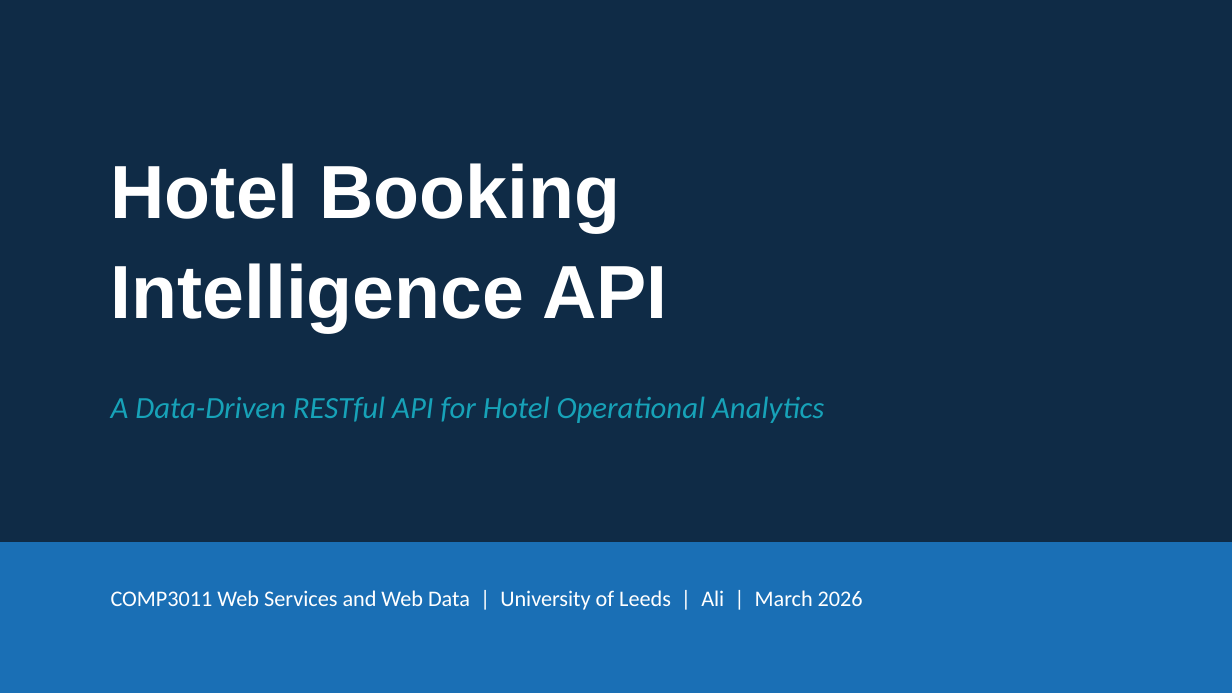
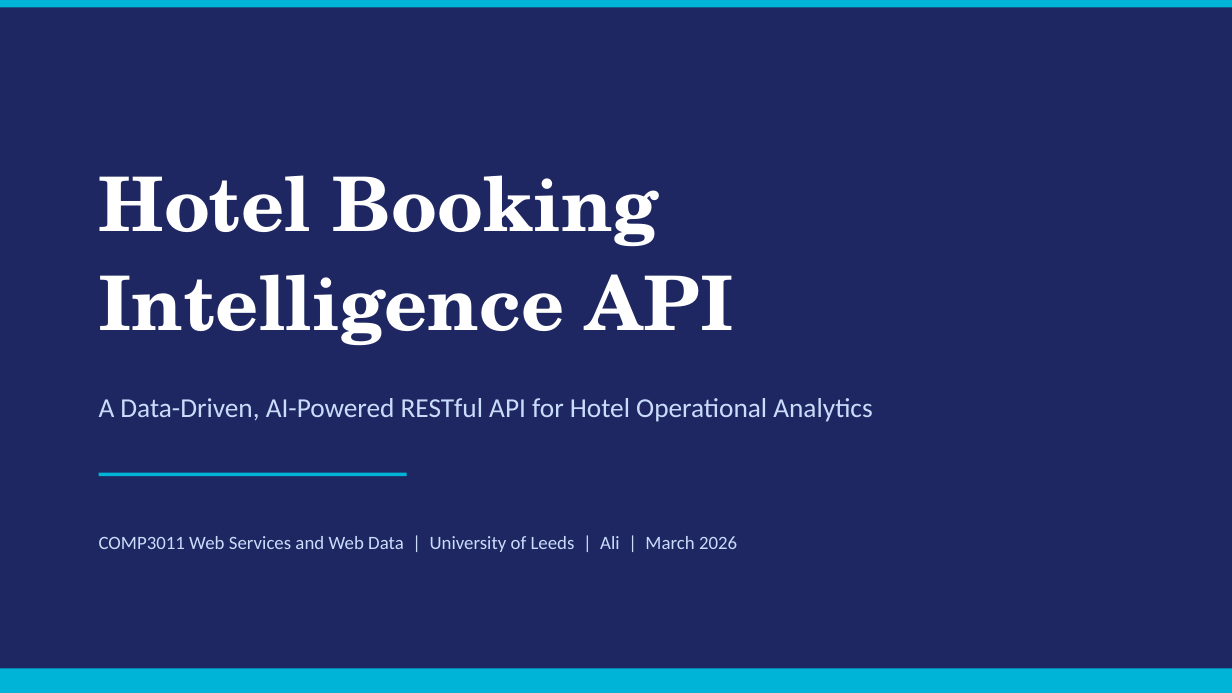
Before and after one commit to 9ali-oop/hotel-booking-api, a slide deck: slide 1 of docs/presentation.pptx. Drawn at 1232x693 pixels with LibreOffice and Linux fonts; fonts in the diff are those of the drawing. Boxes give left, top, right and bottom in pixels: in the first picture for what was removed or moved away, otherwise in the second. Text is boxed around its words. In the diff, an @@ line names an element or a change of style, - is before the commit and + after.

```diff
--- a/docs/presentation.pptx
+++ b/docs/presentation.pptx
@@ background #FFFFFF to #1E2761 @@
@@ rectangle: place and size @@
-rectangle at bbox=[0, 0, 1232, 692]
+rectangle at bbox=[0, 0, 1232, 7]
@@ rectangle at bbox=[0, 0, 1232, 7]: fill #0F2B46 to #00B4D8 @@
@@ text "Hotel Booking": place and size @@
-text "Hotel Booking" at bbox=[111, 163, 667, 332]
+text "Hotel Booking" at bbox=[99, 175, 734, 346]
@@ text "Hotel Booking" at bbox=[99, 175, 734, 346]: font Arial to TeX Gyre Schola @@
@@ text at bbox=[99, 398, 872, 422]: text changed; size 18 to 16 pt; text colour #17A2B8 to #CADCFC; italic off @@
-A Data-Driven RESTful API for Hotel Operational Analytics
+A Data-Driven, AI-Powered RESTful API for Hotel Operational Analytics
@@ line added from (99, 474) to (407, 474), #00B4D8 2 pt @@
@@ text "COMP3011 Web Services and Web ...": place and size @@
-text "COMP3011 Web Services and Web ..." at bbox=[111, 590, 863, 610]
+text "COMP3011 Web Services and Web ..." at bbox=[99, 536, 737, 552]
@@ text "COMP3011 Web Services and Web ..." at bbox=[99, 536, 737, 552]: size 13 to 11 pt, text colour #FFFFFF to #CADCFC @@
@@ rectangle: place and size @@
-rectangle at bbox=[0, 542, 1232, 693]
+rectangle at bbox=[0, 668, 1232, 692]
@@ rectangle at bbox=[0, 668, 1232, 692]: fill #1A6FB5 to #00B4D8 @@
```
Also in this commit, not shown: 3 other slides changed, 9 slides added, 5 slides removed, 4 other files.
